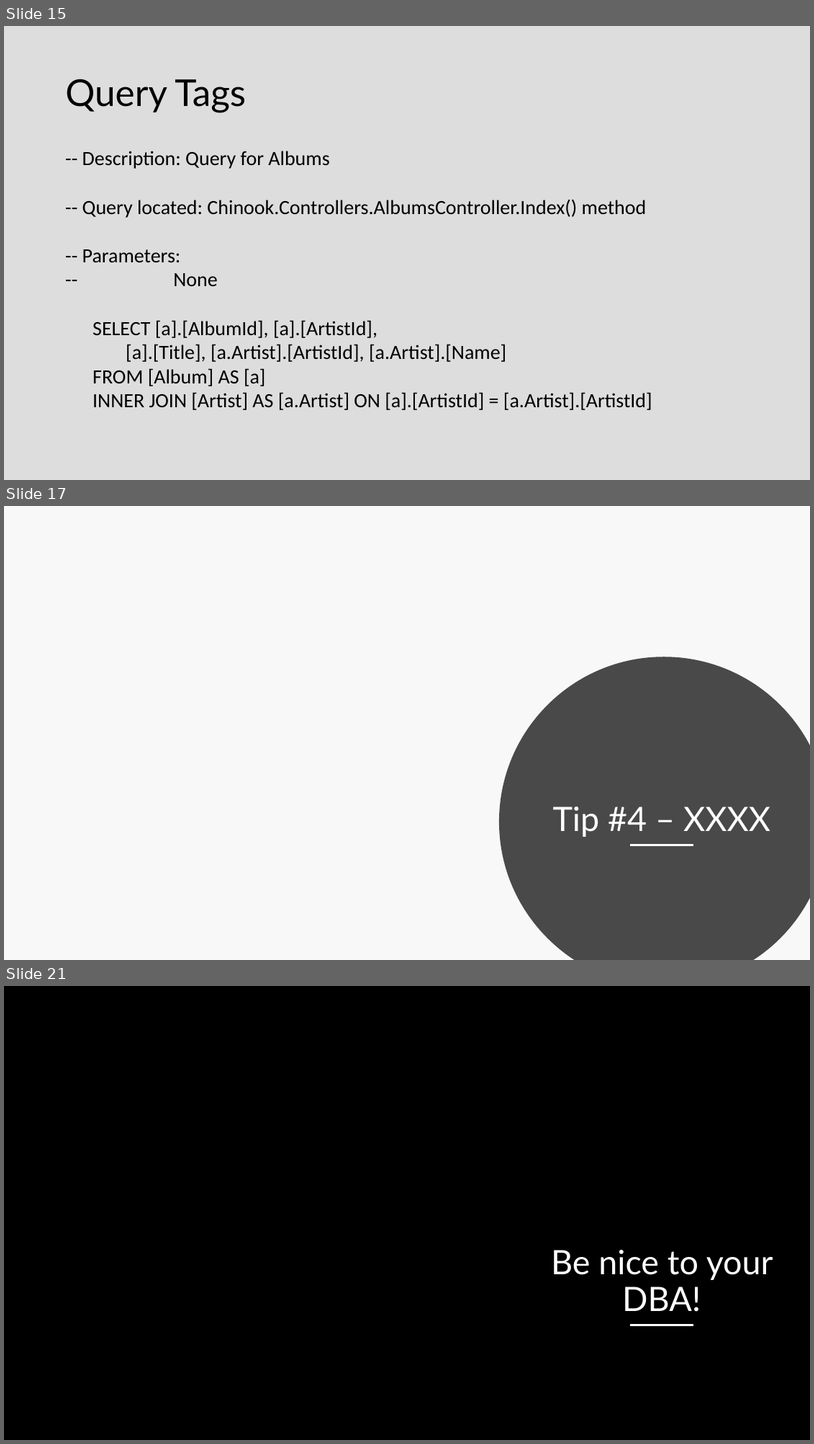
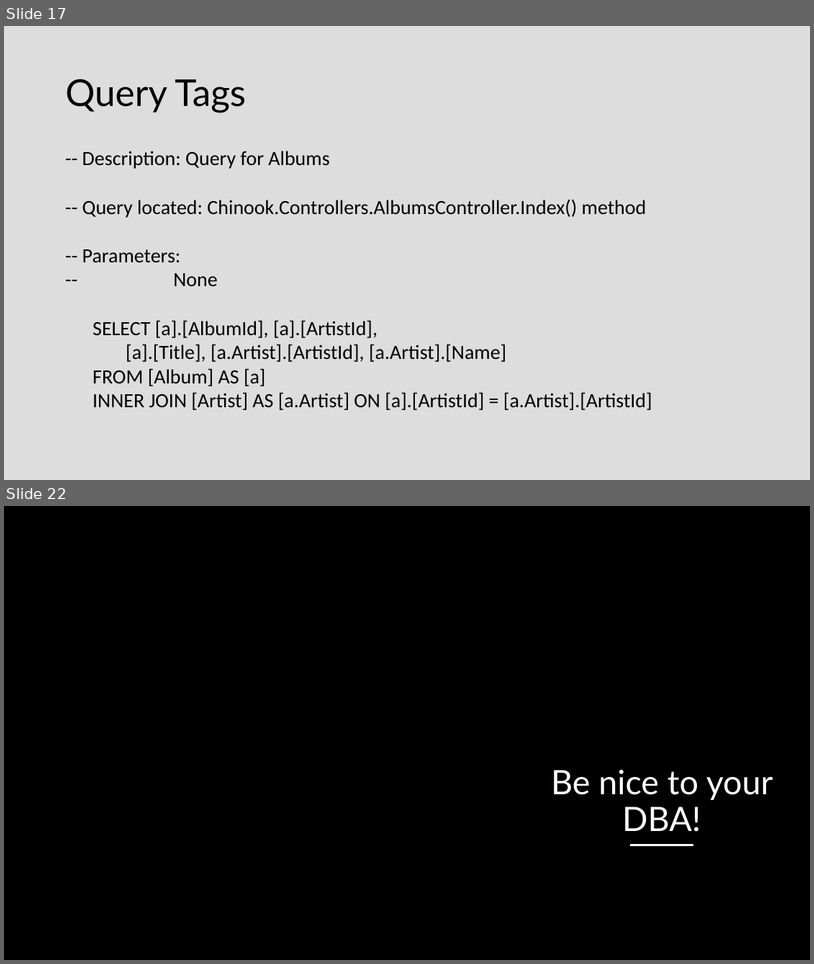
Before and after one commit to cwoodruff/DebuggingEFCoreMSSQL, a slide deck: Behind the LINQ- Diagnosing What EF Core Is Really Doing to Your Database.pptx. Shown one above the other, each under a label of ours: slides 15, 17 and 21 before the commit, slides 17 and 22 after it; the slides between them are not shown. The pictures are 814x1444 and 814x964 pixels, drawn with LibreOffice and Linux fonts; fonts in the diff are those of the drawing; background and template pictures are left out. Boxes give left, top, right and bottom in pixels: in the first picture for what was removed or moved away, otherwise in the second. Text is boxed around its words. In the diff, an @@ line names an element or a change of style, - is before the commit and + after.

```diff
--- a/Behind the LINQ- Diagnosing What EF Core Is Really Doing to Your Database.pptx
+++ b/Behind the LINQ- Diagnosing What EF Core Is Really Doing to Your Database.pptx
@@ slide 17 removed at (4,506,810,960), background #F8F8F8 @@
@@ freeform shape removed at (499,656,810,960) @@
@@ title removed at (553,806,771,836) @@
-Tip #4 – XXXX
@@ line removed from (631, 845) to (693, 845) @@
@@ what was slide 15 is now slide 17 @@
@@ what was slide 21 is now slide 22 @@
```
Also in this commit, not shown: 4 slides changed, 2 slides added.
